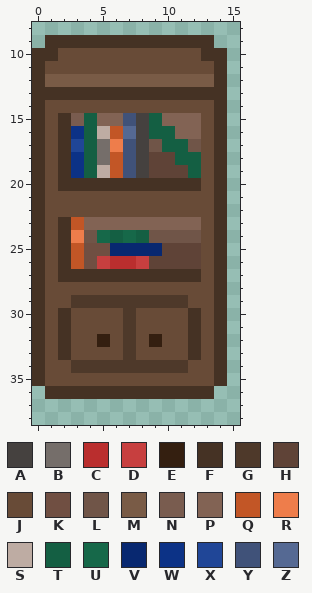
Pixel-art sprite, stored at Last Hope/Assets/Sprites/TileNivUn/bibliotheque.png. Above: the version before the commit.
The file is 16x48 pixels. Colours within 5 levels of each other are drawn and written as one. Shown: x 0..15, y 8..38.
Palette (. is transparent): A #45413f  B #756e6a  C #ba2e2e  D #c73f3f  E #341f10  F #453224  G #4e392a  H #5f4337  J #684b37  K #704f42  L #705548  M #795b46  N #795c4f  P #826354  Q #c25626  R #ee7d4b  S #beaca3  T #145f43  U #166849  V #082870  W #0c3286  X #204697  Y #405279  Z #556993
Pixels before, first column x 0:
 9 .FFFFFFFFFFFFF.
10 FFJJJJJJJJJJJFF
11 FJJJJJJJJJJJJJF
12 FMMMMMMMMMMMMMF
13 FFFFFFFFFFFFFFF
14 FJJJJJJJJJJJJJF
15 FJFNTPPYATPPPJF
16 FJFWTSQZATTPPJF
17 FJFXTBRYALTTLJF
18 FJFWTBQYAHHTTJF
19 FJFWTSQYAHHHTJF
20 FJFFFFFFFFFFFJF
21 FJJJJJJJJJJJJJF
22 FJJJJJJJJJJJJJF
23 FJFQPPPPPPPPPJF
24 FJFRLUTUTLLLLJF
25 FJFQKKVVVVHHHJF
26 FJFQKDCCDHHHHJF
27 FJFFFFFFFFFFFJF
28 FJJJJJJJJJJJJJF
29 FJJGGGGGGGGGJJF
30 FJFJJJJGJJJJFJF
31 FJFJJJJGJJJJFJF
32 FJFJJEJGJEJJFJF
33 FJFJJJJGJJJJFJF
34 FJJGGGGGGGGGJJF
35 FJJJJJJJJJJJJJF
36 .FFFFFFFFFFFFF.
New version:
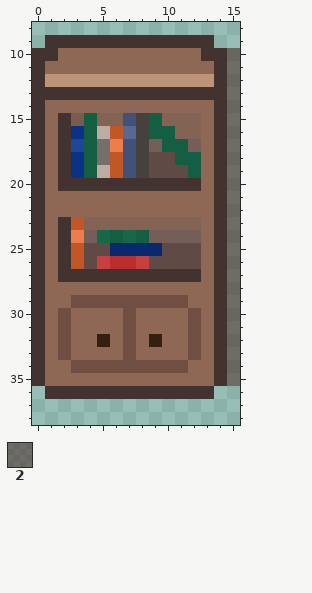
Colours new in this view: 2 #451c1c81
Edits made:
Colour F changes from #453224 to #423330.
Colour H changes from #5f4337 to #5f4a46.
Colour J changes from #684b37 to #8f6855.
Colour L changes from #705548 to #755d58.
Colour M changes from #795b46 to #bd9477.
The edit adds colour 2 in rows 10 to 35 at x 15.
Colour K gives way to colour H in row 25 at x 4 to 5; in row 26 at x 4.
Colour F gives way to colour K in rows 30 to 33 at x 2 and 12.
Colour G gives way to colour K in row 29 at x 3 to 11; in rows 30 to 33 at x 7; in row 34 at x 3 to 11.
Where, in picture pixels (left, top, right, bottom), the same in both pictures:
changed: (32, 35, 240, 399)
